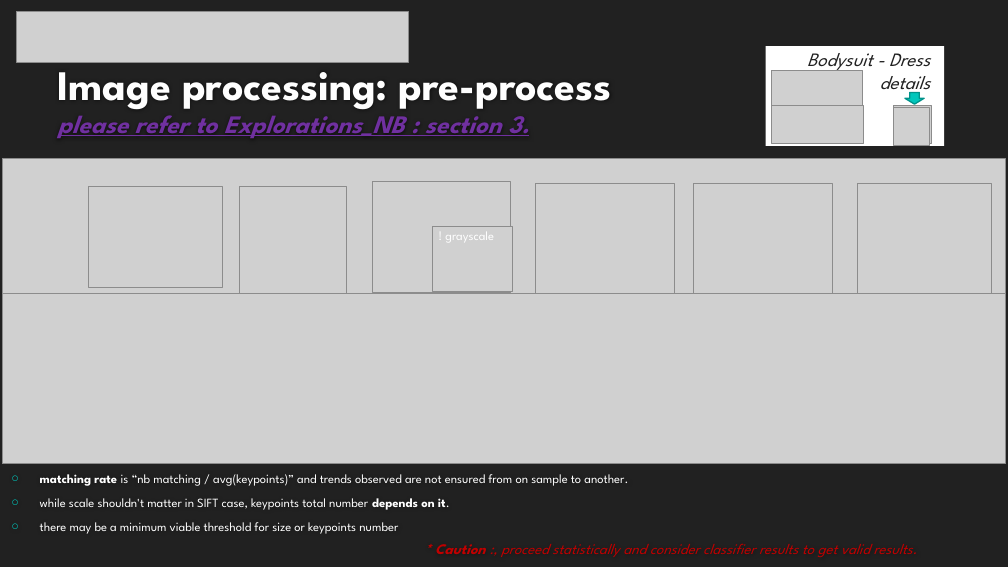
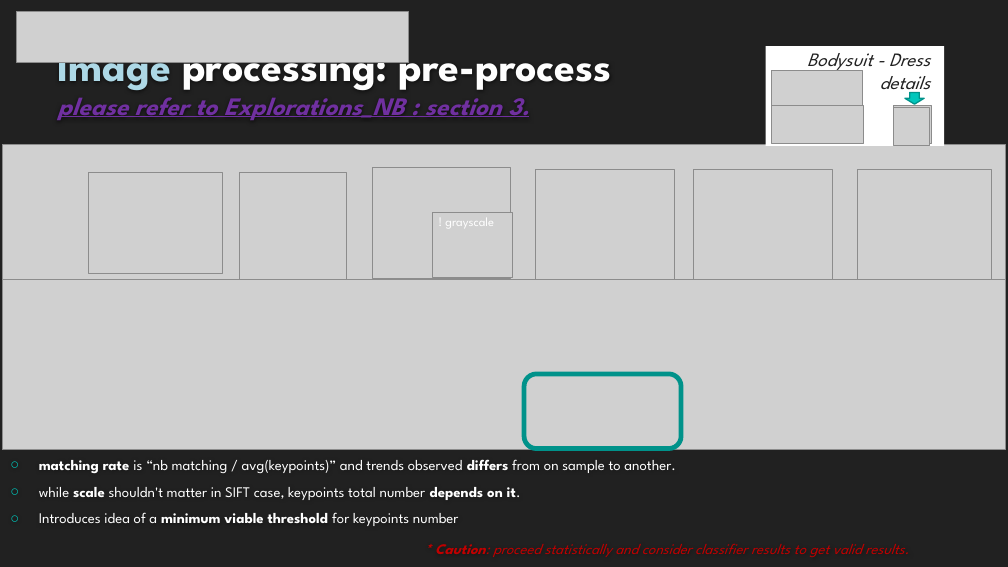
Before and after one commit to EtienneLardeur/P6_ClassificationEngine, a slide deck: slide 8 of P6_02_Support.pptx (slide 10 before the commit). Drawn at 1008x567 pixels with LibreOffice and Linux fonts; fonts in the diff are those of the drawing; grey boxes stand for pictures; background and template pictures are left out. Boxes give left, top, right and bottom in pixels: in the first picture for what was removed or moved away, otherwise in the second. Text is boxed around its words. In the diff, an @@ line names an element or a change of style, - is before the commit and + after.

```diff
--- a/P6_02_Support.pptx
+++ b/P6_02_Support.pptx
@@ title "Image processing: pre-process please refer ...": place and size @@
-title "Image processing: pre-process please refer ..." at (58,58,612,138)
+title "Image processing: pre-process please refer ..." at (58,39,612,120)
@@ title "Image processing: pre-process please refer ..." at (58,39,612,120): text colour #FEFEFE to #ADD8E6 in "Image" @@
@@ 9 pictures, 1 text: place and size @@
-9 pictures, 1 text at (2,159,1006,464)
+9 pictures, 1 text at (2,144,1006,450)
@@ rounded rectangle added at (524,374,681,449), outline #00928A 4.5 pt @@
@@ text "matching rate is “nb matching ...": place and size @@
-text "matching rate is “nb matching ..." at (40,474,628,534)
+text "matching rate is “nb matching ..." at (39,459,676,526)
@@ text at (39,459,676,473): text changed; size 12 to 14 pt @@
-○ matching rate is “nb matching / avg(keypoints)” and trends observed are not ensured from on sample to another.
+○ matching rate is “nb matching / avg(keypoints)” and trends observed differs from on sample to another.
@@ text at (39,487,521,500): size 12 to 14 pt in "while scale shouldn't matter in SIFT case, ..."; bold on in "scale" @@
@@ text at (39,512,459,526): text changed; size 12 to 14 pt @@
-○ there may be a minimum viable threshold for size or keypoints number
+○ Introduces idea of a minimum viable threshold for keypoints number
@@ text at (435,544,909,557): text changed @@
-* Caution :, proceed statistically and consider classifier results to get valid results.
+* Caution: proceed statistically and consider classifier results to get valid results.
```
Also in this commit, not shown: 14 other slides changed, 1 slide added, 2 other files.
